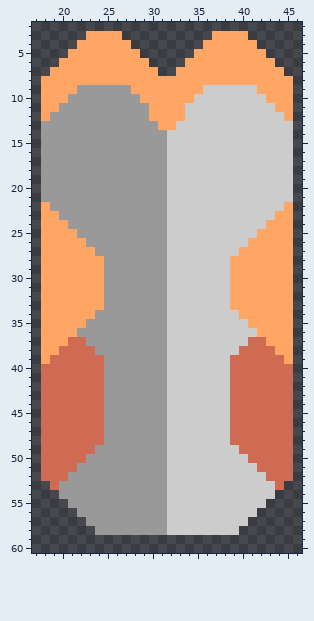
Two versions of one pixel-art sprite, sprites/units/sculker/warden-cannon.png. The picture above was drawn from the file before the commit.
The file is 64x64 pixels. Shown: x 17..46, y 2..60.
The result:
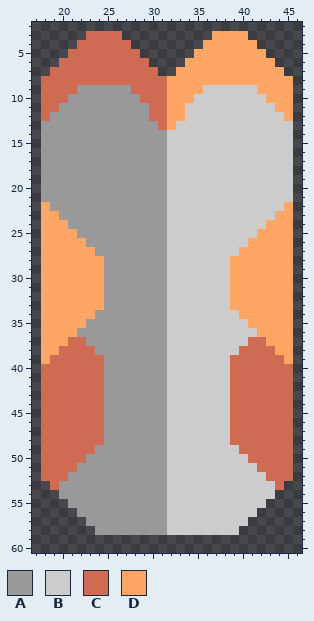
Palette (. is transparent): A #999999  B #cccccc  C #d06b53  D #ffa665
Diff:
@@ x 17..33 @@
  2 .................
- 3 ......DDDD.......
- 4 .....DDDDDD......
- 5 ....DDDDDDDD.....
- 6 ...DDDDDDDDDD....
- 7 ..DDDDDDDDDDDD..D
- 8 .DDDDDDDDDDDDDDDD
- 9 .DDDDAAAAAADDDDDD
-10 .DDDAAAAAAAADDDDD
-11 .DDAAAAAAAAAADDDD
-12 .DAAAAAAAAAAADDDD
-13 .AAAAAAAAAAAAADDB
+ 3 ......CCCC.......
+ 4 .....CCCCCC......
+ 5 ....CCCCCCCC.....
+ 6 ...CCCCCCCCCC....
+ 7 ..CCCCCCCCCCCC..D
+ 8 .CCCCCCCCCCCCCCDD
+ 9 .CCCCAAAAAACCCCDD
+10 .CCCAAAAAAAACCCDD
+11 .CCAAAAAAAAAACCDD
+12 .CAAAAAAAAAAACCDD
+13 .AAAAAAAAAAAAACDB
 14 .AAAAAAAAAAAAAABB
Pixel boxes of the changes (left, top, right, bottom) in both pictures:
changed: (41, 31, 167, 130)
